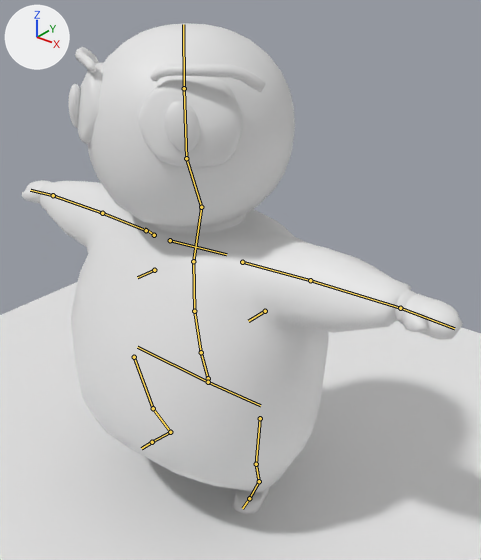
Renders of the Blender file 3D/Modelos/Personaje/Animaciones/CH_Injured.blend from each side of a commit.
One viewpoint serves both versions: a camera (50 mm lens) standing at (4.69, -5.03, 3.83) and looking at (-0.2, 1.08, 0.04). The lights are fixed; the arrows at upper left show +X, +Y and +Z. The bones that bend it are drawn over the model as lines.

The first picture shows 'Body', 'Cejas', 'Ojo', 'Plane.001'.
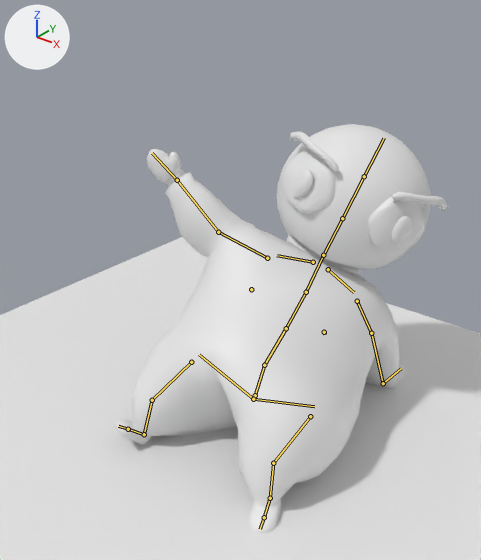
Commit message: Animacion Injured Eddi

The newer file adds an action. The first version stands in its rest pose; the second is drawn at frame 21 of the action 'Injured_CH_Animation'.

The edits, one by one:
Bone 'spine' (bone_spine) moves from (0.0, 0.0, 0.0) to (0.0, -1.03, -0.74).
Bone 'spine' (bone_spine) turns from (0, 0, 0) to (-43, 0, 0) degrees about its own x, y and z.
Bone 'spine.001' (bone_spine_001) turns from (0, 0, 0) to (-20, 0, 0) degrees about its own x, y and z.
Bone 'spine.002' (bone_spine_002) turns from (0, 0, 0) to (12, 0, 0) degrees about its own x, y and z.
Bone 'spine.003' (bone_spine_003) turns from (0, 0, 0) to (24, 29, 12) degrees about its own x, y and z.
Bone 'spine.004' (bone_spine_004) turns from (0, 0, 0) to (2, 0, 0) degrees about its own x, y and z.
Bone 'spine.005' (bone_spine_005) turns from (0, 0, 0) to (28, 0, 0) degrees about its own x, y and z.
Bone 'upper_arm.L' (bone_upper_arm_l) turns from (0, 0, 0) to (-58, -45, 9) degrees about its own x, y and z.
Bone 'forearm.L' (bone_forearm_l) turns from (0, 0, 0) to (-7, 7, -24) degrees about its own x, y and z.
Bone 'hand.L' (bone_hand_l) turns from (0, 0, 0) to (26, 44, 107) degrees about its own x, y and z.
Bone 'upper_arm.R' (bone_upper_arm_r) turns from (0, 0, 0) to (5, 55, 3) degrees about its own x, y and z.
Bone 'forearm.R' (bone_forearm_r) turns from (0, 0, 0) to (24, 0, 0) degrees about its own x, y and z.
Bone 'breast.L' (bone_breast_l) moves from (0.0, 0.0, 0.0) to (0.35, 0.0, 0.0).
Bone 'breast.R' (bone_breast_r) moves from (0.0, 0.0, 0.0) to (-0.12, 0.1, 0.1).
Bone 'thigh.L' (bone_thigh_l) turns from (0, 0, 0) to (-44, -6, -9) degrees about its own x, y and z.
Bone 'shin.L' (bone_shin_l) turns from (0, 0, 0) to (57, 7, -15) degrees about its own x, y and z.
Bone 'foot.L' (bone_foot_l) turns from (0, 0, 0) to (30, 4, 0) degrees about its own x, y and z.
Bone 'thigh.R' (bone_thigh_r) turns from (0, 0, 0) to (-43, 3, 9) degrees about its own x, y and z.
Bone 'shin.R' (bone_shin_r) turns from (0, 0, 0) to (41, -5, 14) degrees about its own x, y and z.
Bone 'foot.R' (bone_foot_r) turns from (0, 0, 0) to (-2, -4, 0) degrees about its own x, y and z.

What differs and where, as boxes [x1, y1, x2, y2] in the pictures (481 x 560 px):
'Body', posed (28% narrower, 17% shorter): before [22, 23, 463, 514]; after [114, 124, 431, 533]
'Ojo', posed (11% narrower): before [77, 63, 242, 168]; after [281, 149, 427, 252]
'Cejas', posed (20% narrower, 8% taller): before [69, 47, 266, 152]; after [290, 132, 448, 246]
bone 'spine', root to tip: before (208, 378) to (201, 352); after (255, 395) to (264, 365)
bone 'spine.001', root to tip: before (201, 352) to (194, 311); after (264, 365) to (286, 328)
bone 'spine.002', root to tip: before (194, 311) to (193, 261); after (286, 328) to (306, 292)
bone 'spine.003', root to tip: before (193, 261) to (201, 207); after (306, 292) to (323, 255)
bone 'spine.004', root to tip: before (201, 207) to (186, 158); after (323, 255) to (342, 218)
bone 'spine.005', root to tip: before (186, 158) to (184, 88); after (342, 218) to (364, 176)
bone 'upper_arm.L', root to tip: before (242, 262) to (310, 280); after (357, 301) to (371, 333)
bone 'forearm.L', root to tip: before (310, 280) to (400, 308); after (371, 333) to (383, 383)
bone 'hand.L', root to tip: before (400, 308) to (454, 328); after (383, 383) to (401, 368)
bone 'upper_arm.R', root to tip: before (146, 230) to (102, 213); after (267, 258) to (218, 232)
bone 'forearm.R', root to tip: before (102, 213) to (53, 195); after (218, 232) to (177, 180)
bone 'breast.L', root to tip: before (265, 311) to (248, 321); after (324, 332) to (325, 334)
bone 'breast.R', root to tip: before (154, 270) to (137, 277); after (251, 289) to (250, 291)
bone 'thigh.L', root to tip: before (260, 418) to (256, 464); after (310, 416) to (273, 463)
bone 'shin.L', root to tip: before (256, 464) to (259, 481); after (273, 463) to (270, 498)
bone 'foot.L', root to tip: before (259, 481) to (249, 498); after (270, 498) to (264, 517)
bone 'thigh.R', root to tip: before (134, 357) to (153, 408); after (191, 362) to (152, 400)
bone 'shin.R', root to tip: before (153, 408) to (170, 432); after (152, 400) to (144, 434)
bone 'foot.R', root to tip: before (170, 432) to (152, 442); after (144, 434) to (128, 429)
